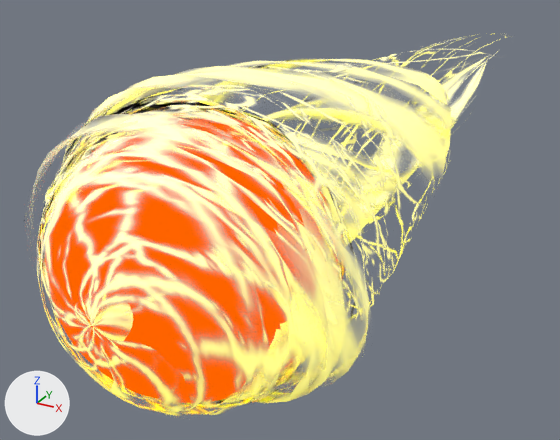
The glTF model public/meshes/EpicStore/Fireball/source/Fireball.glb, before and after one commit.
One viewpoint serves both versions: a 50 mm lens placed at (2.87, -3.98, 2.41), pointed at (-1.02, 3.09, -1.13). Every picture has the same lights, and +X, +Y and +Z are marked at lower left. Where no turn or scale is listed for an object, it has been applied to the vertices.
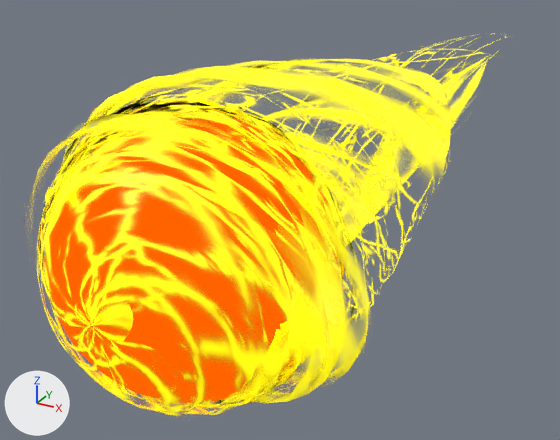
Boxes (x1, y1, x2, y2) around the edits, measured in the pictures (560 x 440 px):
```json
{"object": "Sphere.004", "change": "surface changed", "before": [51, 56, 488, 403], "after": [51, 56, 488, 403]}
{"object": "Sphere.002", "change": "surface changed", "before": [37, 100, 344, 416], "after": [37, 100, 344, 416]}
{"object": "Sphere.001", "change": "surface changed", "before": [38, 105, 341, 408], "after": [38, 105, 341, 408]}
{"object": "Sphere.005", "change": "surface changed", "before": [37, 36, 507, 390], "after": [37, 36, 507, 390]}
{"object": "Sphere.003", "change": "surface changed", "before": [50, 109, 346, 370], "after": [50, 109, 346, 370]}
```

Scene script edits in JSON lines:
```json
{"block": "mat_flames", "where": "n3 = _N.new('ShaderNodeMix'); n3.name = 'Mix'"}
{"op": "set", "path": "n3.inputs[7].default_value", "old": "(0.8, 0.8, 0.8, 1.0)", "new": "(1.0, 0.905, 0.0, 1.0)", "note": "'B', white #e7e7e7 -> 'B', yellow #fff400"}
```
